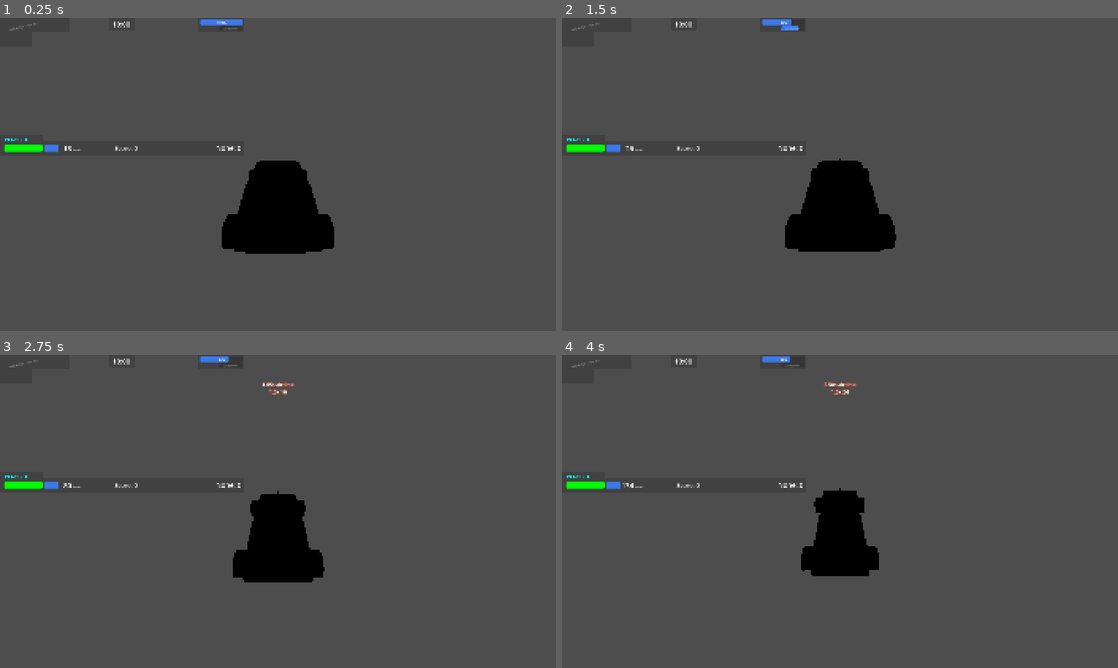
Above: before the commit, frames 1-4 (two rows, left to right).
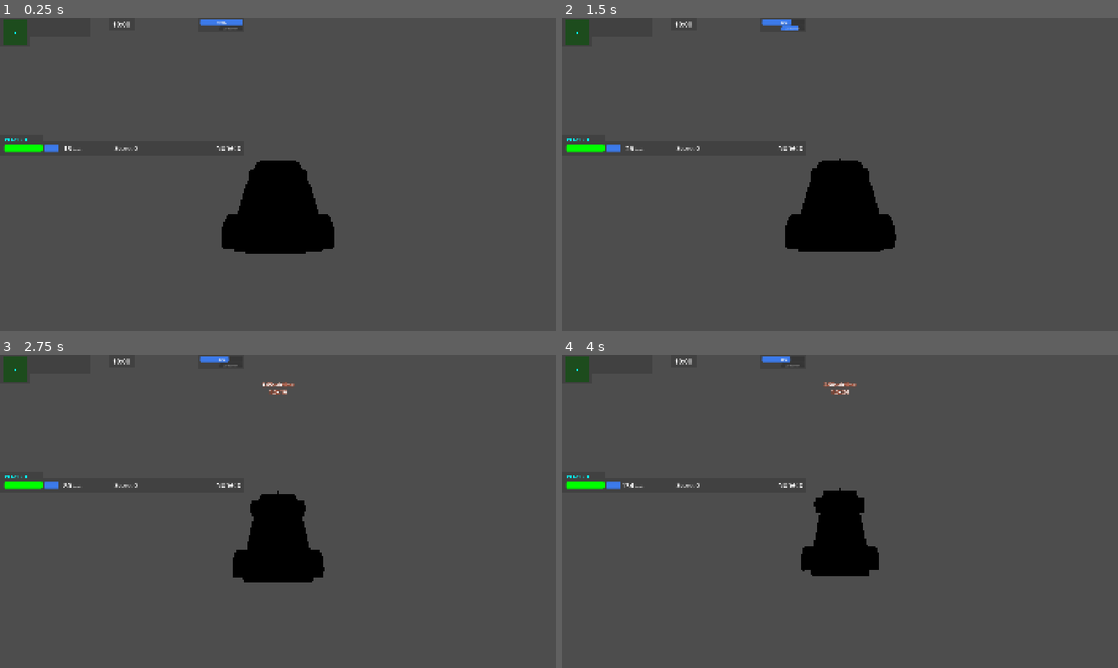
Above: after the commit, the same moments.

Repository: allanricardok/Sabiarts_Racing
Game: Godot game, scene res://Scenes/Prefabs/Vehicles/BaseVehicle.tscn
The game is run twice, just before and just after one commit, with the same random seed, the same clock (stepped at 60 frames per second) and the same inputs. This scene is started directly instead of the project's main scene.
Inputs (mouse positions are in pixels of both pictures, inside the frame that each line leads up to):
- Up to frame 1 (0.25 s): no input
- Up to frame 2 (1.5 s): tap Enter (Pause) at 0.5 s; move the mouse to (867, 174) at 0.52 s; hold Up (ui_up) from 0.53 s (still down); tap Middle mouse button (slow_mo) at 0.6, 1.35 s; tap Space at 1.25 s; move the mouse to (812, 174) at 1.27 s
- Up to frame 3 (2.75 s): keep holding Up (ui_up); move the mouse to (289, 505) at 2.02 s; tap Middle mouse button (slow_mo) at 2.1 s
- Up to frame 4 (4 s): keep holding Up (ui_up); move the mouse to (834, 517) at 2.77 s; tap Middle mouse button (slow_mo) at 2.85, 3.6 s; move the mouse to (878, 514) at 3.52 s

The runs differ from the first frame. In frame 1, 0.4% of the frame differs, in the area x 0-7%, y 0-9%; in frame 2, 0.4%; in frame 3, 0.4%; in frame 4, 0.4%.

Commit message:
Radar (Minimap) + Nearest enemy
First iteration of the map and enemy. There are some unexpected behaviours to change.

Diff:
--- a/Core/PlayerScripts/Functions/WeaponManager.gd
+++ b/Core/PlayerScripts/Functions/WeaponManager.gd
@@ -1,5 +1,11 @@
 # WeaponManager.gd
 extends Node3D
+
+@export_group("Radar e Sensores")
+## Distância máxima (em metros) que o radar consegue enxergar
+@export var radar_range : float = 150.0
+var radar_update_timer : float = 0.0
+const RADAR_UPDATE_INTERVAL : float = 1/24 # Atualiza a cada 0.1s (10 FPS)
 
 # --- CONFIGURAÇÕES ---
 @export_group("Armas")
@@ -63,14 +69,18 @@
 	if Input.is_action_just_pressed("next_weapon" + input.suffix):
 		_switch_weapon(1)
 
-	# 3. TIRO ESPECIAL
+# 3. TIRO ESPECIAL
 	if Input.is_action_just_pressed("Fire" + input.suffix):
 		fire_special_weapon()
 
-# 4. LOCK-ON (Apenas para a arma selecionada no momento)
-	var active_weapon = get_active_special()
-	if active_weapon and (active_weapon.nome == "HomingMissile" or active_weapon.nome == "GrapplingMissile"):
-		_find_lockon_target()
+# 4. RADAR E LOCK-ON (Independente da arma equipada!)
+	radar_update_timer -= delta
+	if radar_update_timer <= 0:
+		radar_update_timer = RADAR_UPDATE_INTERVAL
+		_update_radar_and_lockon()
+
+	# 5. ATUALIZAÇÃO DO RETÍCULO (Roda a 60 FPS, usando a sua função intocada!)
+	_atualizar_posicao_reticulo()
 
 # --- GESTÃO DO INVENTÁRIO (POOL) ---
 
@@ -203,28 +213,60 @@
 		else:
 			hud.atualizar_arma("None", 0)
 
-func _find_lockon_target():
-	# Procuramos em ambos os grupos: inimigos da IA e outros jogadores
-	var targets = get_tree().get_nodes_in_group("Enemies") + get_tree().get_nodes_in_group("jogadores")
-
-	var best_target = null
+func _update_radar_and_lockon():
+	if not is_instance_valid(car): return
+
+	# Pega todos os possíveis alvos no mapa
+	var targets = get_tree().get_nodes_in_group("Enemies") + get_tree().get_nodes_in_group("inimigos") + get_tree().get_nodes_in_group("jogadores")
+
+	var best_target = null # Este será o alvo do míssil/retículo (limitado)
+	var closest_radar_target = null # Este será o alvo do painel lateral (perpétuo)
+
 	var min_angle = 35.0
 	var max_dist = 120.0
+	var min_radar_score = INF # Para achar o alvo perpétuo do HUD
+
 	var car_forward = car.global_transform.basis.z
+	var car_pos = car.global_position
+
+	var radar_data = [] # Lista que enviaremos para a HUD
 
 	for t in targets:
-		if not is_instance_valid(t) or t == car: # Crucial: Ignora o próprio carro
+		if not is_instance_valid(t) or t == car:
 			continue
 
-		var dir = (t.global_position - car.global_position).normalized()
+		var t_pos = t.global_position
+		var dist = car_pos.distance_to(t_pos)
+
+		# 1. Popula o Minimapa
+		if dist <= radar_range:
+			radar_data.append(t)
+
+		# 2. Lógica para achar o alvo Perpétuo do HUD (Nome e Vida na lateral)
+		var dir = (t_pos - car_pos).normalized()
 		var angle = rad_to_deg(car_forward.angle_to(dir))
-		var dist = car.global_position.distance_to(t.global_position)
-
-		if angle < min_angle and dist < max_dist:
-			best_target = t
-			min_angle = angle
-
+		var radar_score = angle + (dist * 0.1)
+
+		if radar_score < min_radar_score:
+			closest_radar_target = t
+			min_radar_score = radar_score
+
+		# 3. LÓGICA ORIGINAL DO RETÍCULO/MÍSSIL (Restrita por distância e arma)
+		var active = get_active_special()
+		if active and (active.nome == "HomingMissile" or active.nome == "GrapplingMissile"):
+			if angle < min_angle and dist < max_dist:
+				best_target = t
+				min_angle = angle
+
+	# Atualiza o alvo restrito para o Míssil e para a sua função de Retículo usar
 	current_target = best_target
+
+	# Envia as informações para a HUD desenhar o Minimapa e a Info do Alvo (Usando o Alvo Perpétuo!)
+	var target_group = "HUD" + player_suffix
+	var hud = get_tree().get_first_node_in_group(target_group)
+	if hud and hud.has_method("update_radar_data"):
+		# IMPORTANTE: Enviamos closest_radar_target para a UI pintar o nome dele!
+		hud.update_radar_data(radar_data, closest_radar_target, car_pos, car_forward)
 
 func _atualizar_posicao_reticulo():
 	var active = get_active_special()
--- /dev/null
+++ b/Core/PlayerScripts/UI/MinimapDraw.gd
@@ -0,0 +1,49 @@
+# MinimapDraw.gd
+extends ColorRect
+
+# O HUD vai preencher essas variáveis de fora para dentro!
+var radar_targets : Array = []
+var current_target : Node3D = null
+var player_pos : Vector3 = Vector3.ZERO
+var player_fwd : Vector3 = Vector3.FORWARD
+var radar_range : float = 150.0
+
+func _draw():
+	# O centro do ColorRect será a posição do nosso carro
+	var center = size / 2.0
+
+	# Desenhamos a gente mesmo no centro (um pontinho ciano)
+	draw_circle(center, 4.0, Color.CYAN)
+
+	var radius_px = min(size.x, size.y) / 2.0
+
+	# Precisamos saber para onde o carro está olhando (Rotação no eixo Y em radianos)
+	var player_yaw = atan2(player_fwd.x, player_fwd.z)
+
+	for target in radar_targets:
+		if not is_instance_valid(target): continue
+
+		# 1. Distância e Direção cruas (no mundo 3D)
+		var offset_3d = target.global_position - player_pos
+
+		# Se estiver fora do alcance, não desenha
+		var dist = offset_3d.length()
+		if dist > radar_range: continue
+
+		# 2. Converte as coordenadas 3D para um mapa 2D (X e Z viram X e Y)
+		var map_pos_2d = Vector2(offset_3d.x, offset_3d.z)
+
+		# 3. ROTACIONA O MAPA (Removido o + PI para girar 180 graus e compensar o eixo do carro!)
+		var rotated_2d = map_pos_2d.rotated(-player_yaw)
+
+		# 4. Escala a distância real (metros) para o tamanho da tela (pixels)
+		var draw_pos = center + (rotated_2d / radar_range) * radius_px
+
+		# 5. Define a cor: Vermelho piscante se for o alvo travado, amarelo se for inimigo comum
+		var dot_color = Color.YELLOW
+		if target == current_target:
+			dot_color = Color.RED
+			draw_arc(draw_pos, 8.0, 0, TAU, 4, Color.RED, 1.0)
+
+		# Pinta o inimigo no minimapa!
+		draw_circle(draw_pos, 3.0, dot_color)
--- a/Core/PlayerScripts/UI/hud.gd
+++ b/Core/PlayerScripts/UI/hud.gd
@@ -1,5 +1,18 @@
 # HUD.gd
 extends CanvasLayer
+
+@onready var minimap_bg = get_node_or_null("UI_Base/MinimapBackground")
+# NOVO: Referências para a Info do Alvo
+@onready var target_info_panel = get_node_or_null("UI_Base/TargetInfoPanel") # Crie um Panel na UI para isso depois
+@onready var target_name_label = get_node_or_null("UI_Base/TargetInfoPanel/NameLabel")
+@onready var target_hp_bar = get_node_or_null("UI_Base/TargetInfoPanel/HPBar")
+
+# Variáveis que armazenam a "foto" do radar atual
+var _radar_targets : Array = []
+var _radar_current_target : Node3D = null
+var _radar_player_pos : Vector3 = Vector3.ZERO
+var _radar_player_fwd : Vector3 = Vector3.FORWARD
+var _radar_range : float = 150.0
 
 # --- REFERÊNCIAS DE UI ---
 @onready var ui_base = $UI_Base
@@ -173,3 +186,36 @@
 		var fade = create_tween()
 		fade.tween_property(label, "modulate:a", 0.0, 0.4)
 		fade.finished.connect(label.queue_free)
+
+func update_radar_data(targets: Array, lockon_target: Node3D, player_pos: Vector3, player_fwd: Vector3):
+	_radar_current_target = lockon_target
+
+	if minimap_bg:
+		# Injetamos os dados direto no script do minimapa!
+		minimap_bg.radar_targets = targets
+		minimap_bg.current_target = lockon_target
+		minimap_bg.player_pos = player_pos
+		minimap_bg.player_fwd = player_fwd
+
+		# Manda ele se redesenhar com os novos dados
+		minimap_bg.queue_redraw()
+
+	_update_target_info_ui()
+
+func _update_target_info_ui():
+	# Se não temos painel configurado, ignora
+	if not target_info_panel: return
+
+	if is_instance_valid(_radar_current_target):
+		target_info_panel.visible = true
+		if target_name_label:
+			target_name_label.text = _radar_current_target.name
+
+		# Tenta extrair a vida do alvo para a barrinha
+		if target_hp_bar:
+			var stats = _radar_current_target.find_child("StatsComponent*", true, false)
+			if stats:
+				target_hp_bar.max_value = stats.max_health
+				target_hp_bar.value = stats.current_health
+	else:
+		target_info_panel.visible = false
--- a/Scenes/Prefabs/Vehicles/BaseVehicle.tscn
+++ b/Scenes/Prefabs/Vehicles/BaseVehicle.tscn
@@ -23,6 +23,7 @@
 [ext_resource type="Texture2D" uid="uid://ij3bki2m3mq0" path="res://Assets/3D/vigilante_v8_2nd_offence_obakes_tsunami_13.png" id="15_a2eke"]
 [ext_resource type="Texture2D" uid="uid://dn4gu5ika00yt" path="res://Assets/3D/vigilante_v8_2nd_offence_obakes_tsunami_14.png" id="16_apvhh"]
 [ext_resource type="Script" uid="uid://ca80dhy7dchio" path="res://Core/PlayerScripts/UI/hud.gd" id="18_krxcx"]
+[ext_resource type="Script" uid="uid://f41hkh6xnfgv" path="res://Core/PlayerScripts/UI/MinimapDraw.gd" id="19_cj7ej"]
 [ext_resource type="Script" uid="uid://y3uxucxf1qqt" path="res://Core/PlayerScripts/UI/recticle.gd" id="19_u5777"]
 [ext_resource type="Script" uid="uid://17v2oug1wdmr" path="res://Core/PlayerScripts/Functions/VehicleHitbox.gd" id="20_3a0p2"]
 [ext_resource type="Resource" uid="uid://cl6d44tjh6xry" path="res://Resources/Weapons/MachineGun.tres" id="23_625mm"]
@@ -1000,6 +1001,8 @@
 corner_radius_bottom_right = 6
 corner_radius_bottom_left = 6
 corner_detail = 6
+
+[sub_resource type="StyleBoxEmpty" id="StyleBoxEmpty_cj7ej"]
 
 [sub_resource type="BoxShape3D" id="BoxShape3D_bjxsa"]
 size = Vector3(3, 2.4401855, 5)
@@ -1279,14 +1282,14 @@
 
 [node name="ColorRect" type="ColorRect" parent="HUD/UI_Base"]
 layout_mode = 0
-offset_right = 323.0
-offset_bottom = 66.0
+offset_right = 420.0
+offset_bottom = 87.0
 color = Color(0.011764706, 0.011764706, 0.011764706, 0.16078432)
 
 [node name="ColorRect1" type="ColorRect" parent="HUD/UI_Base"]
 layout_mode = 0
-offset_top = 66.0
-offset_right = 145.0
+offset_top = 87.0
+offset_right = 140.0
 offset_bottom = 134.0
 color = Color(0.011764706, 0.011764706, 0.011764706, 0.16078432)
 
@@ -1335,6 +1338,15 @@
 offset_bottom = -67.0
 grow_vertical = 0
 color = Color(0.011764706, 0.011764706, 0.011764706, 0.16078432)
+
+[node name="MinimapBackground" type="ColorRect" parent="HUD/UI_Base"]
+layout_mode = 1
+offset_left = 12.0
+offset_top = 9.0
+offset_right = 128.0
+offset_bottom = 125.0
+color = Color(0, 0.3372549, 0, 0.54901963)
+script = ExtResource("19_cj7ej")
 
 [node name="AbilityBar" type="ProgressBar" parent="HUD/UI_Base"]
 unique_name_in_owner = true
@@ -1529,19 +1541,30 @@
 theme_override_styles/fill = SubResource("StyleBoxFlat_og6km")
 show_percentage = false
 
-[node name="CooldownText2" type="Label" parent="HUD/UI_Base"]
-layout_mode = 1
-offset_left = 12.0
-offset_top = 53.0
-offset_right = 203.0
-offset_bottom = 73.0
-rotation = -0.2216144
-theme_override_colors/font_color = Color(1, 1, 1, 0.4117647)
+[node name="TargetInfoPanel" type="Panel" parent="HUD/UI_Base"]
+layout_mode = 0
+offset_left = 141.0
+offset_top = 10.0
+offset_right = 410.0
+offset_bottom = 75.0
+theme_override_styles/panel = SubResource("StyleBoxEmpty_cj7ej")
+
+[node name="NameLabel" type="Label" parent="HUD/UI_Base/TargetInfoPanel"]
+layout_mode = 0
+offset_left = -1.0
+offset_top = -1.0
+offset_right = 267.0
+offset_bottom = 33.0
+theme_override_font_sizes/font_size = 24
+text = "Enemy name example"
+
+[node name="HPBar" type="ProgressBar" parent="HUD/UI_Base/TargetInfoPanel"]
+layout_mode = 0
+offset_left = 1.0
+offset_top = 40.0
+offset_right = 267.0
+offset_bottom = 66.0
 theme_override_font_sizes/font_size = 14
-text = "Map Radar + Enemy"
-horizontal_alignment = 1
-vertical_alignment = 1
-clip_text = true
 
 [node name="Messages" type="VBoxContainer" parent="HUD"]
 unique_name_in_owner = true
Not shown, added: Core/PlayerScripts/UI/MinimapDraw.gd.uid
Not shown: 1 places in Scenes/Prefabs/Vehicles/BaseVehicle.tscn that only renumber resources
